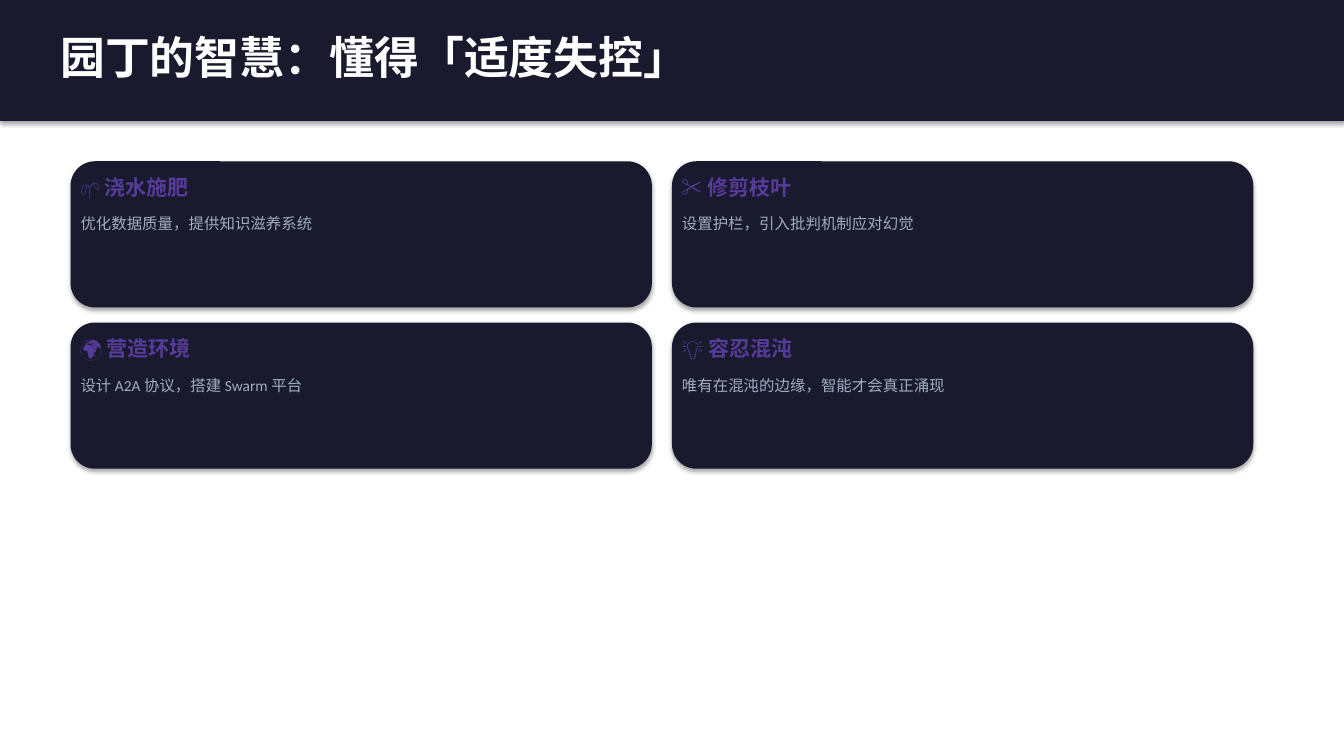
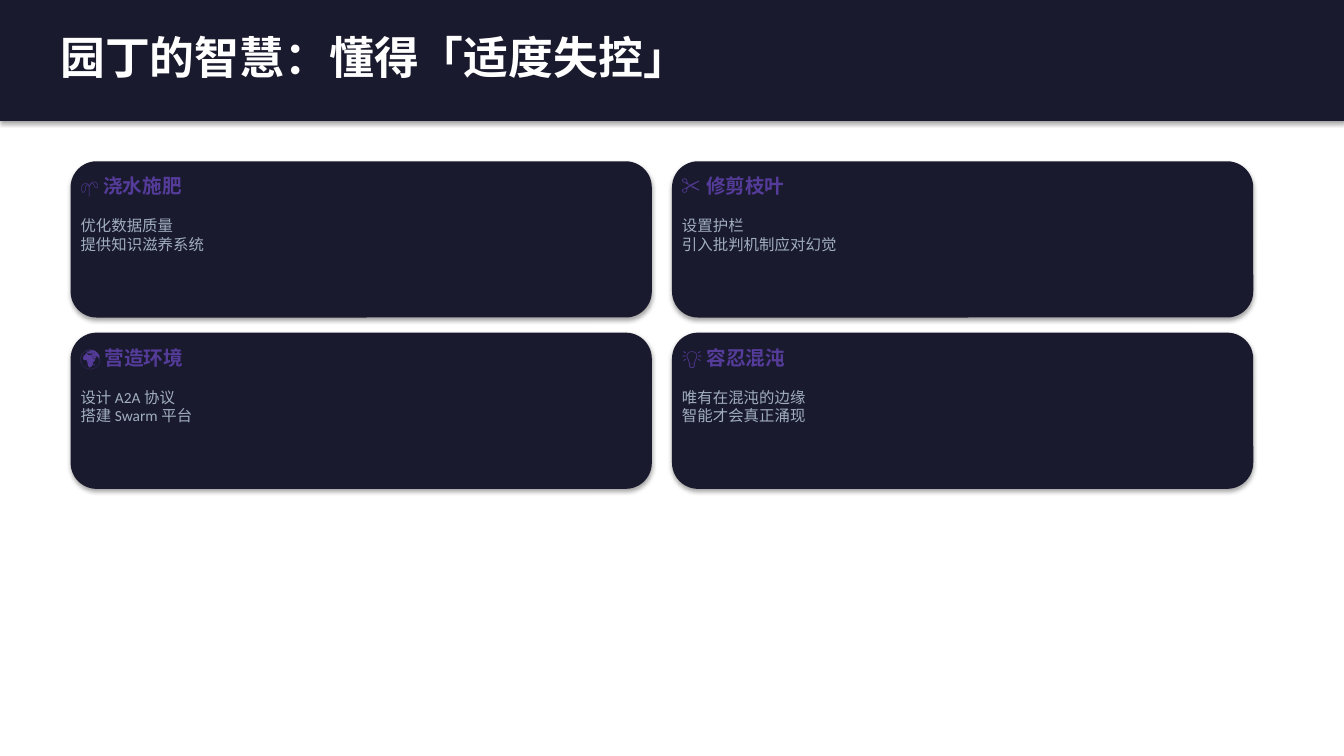
Before and after one commit to tanteng/blog, a slide deck: slide 29 of static/reports/agent-design-patterns-book-intro.pptx (slide 23 before the commit). Drawn at 1344x756 pixels with LibreOffice and Linux fonts; fonts in the diff are those of the drawing. Boxes give left, top, right and bottom in pixels: in the first picture for what was removed or moved away, otherwise in the second. Text is boxed around its words. In the diff, an @@ line names an element or a change of style, - is before the commit and + after.

```diff
--- a/static/reports/agent-design-patterns-book-intro.pptx
+++ b/static/reports/agent-design-patterns-book-intro.pptx
@@ rounded rectangle: place and size @@
-rounded rectangle at bbox=[71, 161, 651, 308]
+rounded rectangle at bbox=[71, 161, 651, 318]
@@ rounded rectangle: place and size @@
-rounded rectangle at bbox=[673, 161, 1253, 308]
+rounded rectangle at bbox=[673, 161, 1253, 318]
@@ text at bbox=[81, 218, 205, 251]: text changed @@
-优化数据质量，提供知识滋养系统
+优化数据质量
+提供知识滋养系统
@@ text at bbox=[682, 218, 837, 251]: text changed @@
-设置护栏，引入批判机制应对幻觉
+设置护栏
+引入批判机制应对幻觉
@@ text "🌍 营造环境": place and size @@
-text "🌍 营造环境" at bbox=[106, 338, 190, 358]
+text "🌍 营造环境" at bbox=[105, 348, 184, 367]
@@ rounded rectangle: place and size @@
-rounded rectangle at bbox=[71, 323, 651, 469]
+rounded rectangle at bbox=[71, 333, 651, 489]
@@ size 15 to 14 pt in 4 elements at bbox=[103, 176, 182, 195], bbox=[706, 176, 785, 195], bbox=[105, 348, 184, 367], bbox=[707, 348, 786, 367] @@
@@ text "💡 容忍混沌": place and size @@
-text "💡 容忍混沌" at bbox=[709, 338, 793, 358]
+text "💡 容忍混沌" at bbox=[707, 348, 786, 367]
@@ rounded rectangle: place and size @@
-rounded rectangle at bbox=[673, 323, 1253, 469]
+rounded rectangle at bbox=[673, 333, 1253, 489]
@@ text at bbox=[81, 390, 192, 422]: text changed @@
-设计 A2A 协议，搭建 Swarm 平台
+设计 A2A 协议
+搭建 Swarm 平台
@@ text at bbox=[682, 390, 806, 422]: text changed @@
-唯有在混沌的边缘，智能才会真正涌现
+唯有在混沌的边缘
+智能才会真正涌现
```
Also in this commit, not shown: 23 other slides changed, 7 slides added, 1 slide removed.
